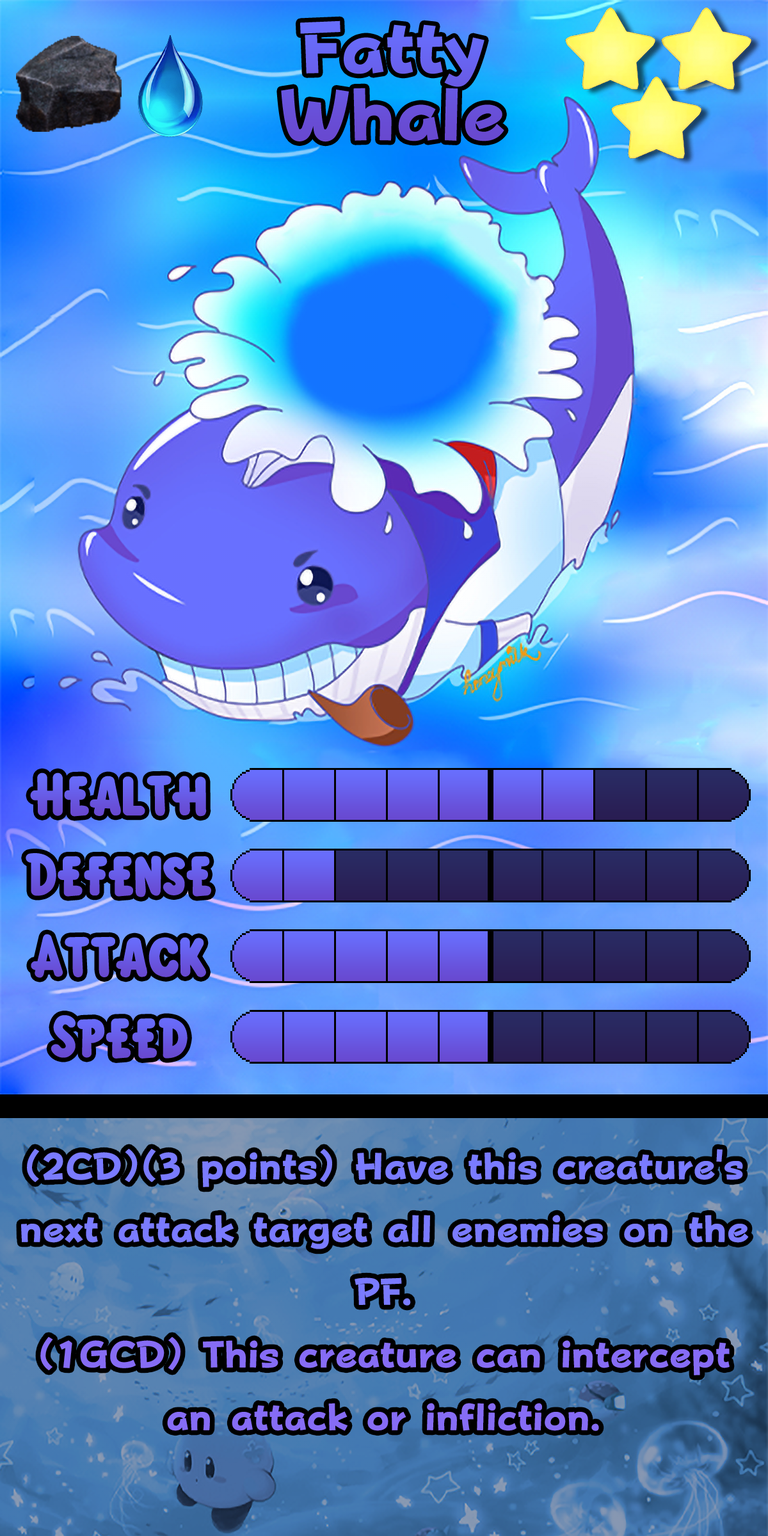
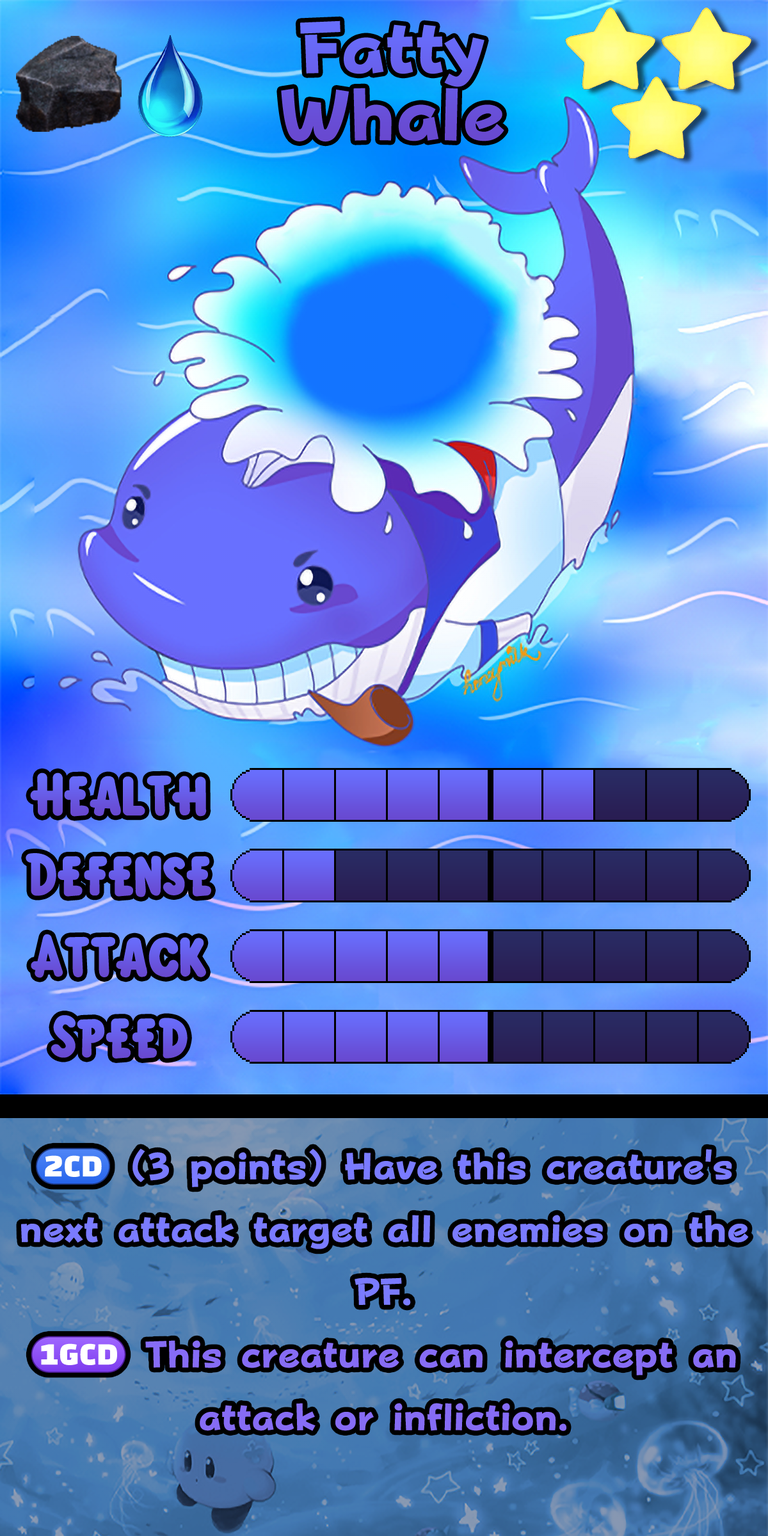
Revision of a layered 768 × 1536 image; what changed, layer by layer:
painted on "Ability" over [26, 1147, 743, 1431]
